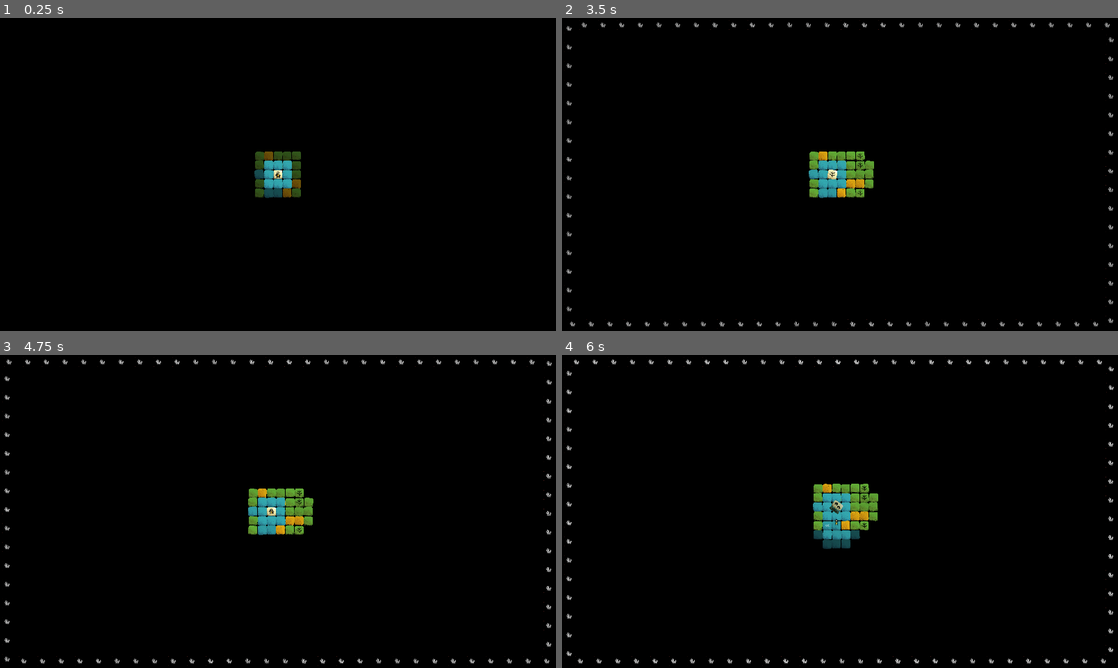
Above: before the commit, frames 1-4 (two rows, left to right).
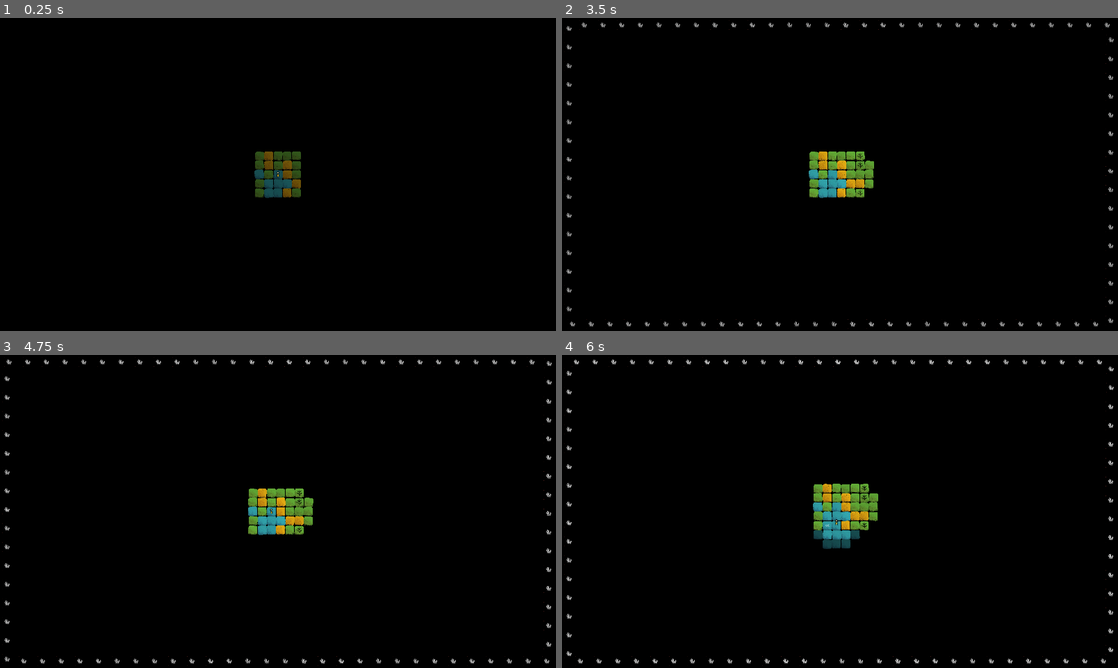
Above: after the commit, the same moments.

Repository: arrayewhy/Worlds
Game: Godot game, scene res://Scenes/Main.tscn
The game is run twice, just before and just after one commit, with the same random seed, the same clock (stepped at 60 frames per second) and the same inputs.
Inputs (mouse positions are in pixels of both pictures, inside the frame that each line leads up to):
- Up to frame 1 (0.25 s): no input
- Up to frame 2 (3.5 s): tap Enter (Enter) at 0.5 s; drag from (840, 174) to (895, 105) at 0.52 s; drag from (728, 190) to (840, 174) at 1.27 s; move the mouse to (895, 105) at 2.02 s; hold D (Right) 2.03-2.75 s; hold ` (Tilde) 2.03-2.75 s; drag from (812, 237) to (673, 127) at 2.77 s
- Up to frame 3 (4.75 s): move the mouse to (444, 558) at 3.52 s; hold A (Left) 3.53-4.25 s; tap O at 3.6 s; drag from (111, 464) to (272, 511) at 4.27 s
- Up to frame 4 (6 s): move the mouse to (867, 511) at 5.02 s; hold S (Down) 5.03-5.75 s; tap Shift at 5.1 s; click (867, 511) at 5.17 s; drag from (756, 433) to (728, 527) at 5.77 s

The runs differ from the first frame. In frame 1, 0.4% of the frame differs, in the area x 47-53%, y 45-55%; in frame 2, 0.3%; in frame 3, 0.3%; in frame 4, 0.3%.

Commit message:
Update [Biome melding to use tweens]

Diff:
--- a/worlds/Scenes/Main.tscn
+++ b/worlds/Scenes/Main.tscn
@@ -278,9 +278,6 @@
 target = NodePath("../Illumination-Spawner")
 startVisible = false
 
-[node name="Dice" parent="." instance=ExtResource("14_1cw2s")]
-position = Vector2(0, 0)
-
 [node name="Audio" type="Node" parent="."]
 
 [node name="Desert-Wind" type="AudioStreamPlayer" parent="Audio"]
@@ -295,6 +292,7 @@
 
 [node name="Visual-Reference" type="Node2D" parent="."]
 process_mode = 4
+visible = false
 
 [node name="Sprite2D" type="Sprite2D" parent="Visual-Reference"]
 position = Vector2(-256, -256)
@@ -387,3 +385,6 @@
 grow_vertical = 2
 color = Color(1, 0, 1, 1)
 script = SubResource("GDScript_s5h60")
+
+[node name="Dice" parent="Misc" instance=ExtResource("14_1cw2s")]
+position = Vector2(0, 0)
--- a/worlds/Scripts/Autoloads/Biome-Master.gd
+++ b/worlds/Scripts/Autoloads/Biome-Master.gd
@@ -64,14 +64,15 @@
 
 	return biomesAround;
 
-static func SpawnBiome(gPos:Vector2i, type:Biome_Master.Type, holder:Node, interType:Interaction_Master.Type) -> void:
+static func SpawnBiome(gPos:Vector2i, type:Biome_Master.Type, holder:Node, \
+interType:Interaction_Master.Type, posOffset:Vector2 = Vector2.ZERO) -> void:
 
 	var newBiome:Object = biomePrefab.instantiate();
 	newBiome.Initialise(gPos, type);
 	holder.add_child(newBiome);
 
 	# Position New Biome in World Space
-	newBiome.position = Vector2(gPos) * World.CellSize();
+	newBiome.position = Vector2(gPos) * World.CellSize() + posOffset;
 
 	# Record the biome
 	Record_Biome(gPos, newBiome, type);
--- a/worlds/Scripts/Biomes/Biome.gd
+++ b/worlds/Scripts/Biomes/Biome.gd
@@ -61,39 +61,37 @@
 	if GridPos_Utils.Empties_Around(gridPos, 1, true).size() > 0:
 		return;
 
+	# Make Y-Sort put the newly spawned biome behind the existing biome
+	var newBiomeOffset := Vector2(0, -10);
+
 	match type:
 
-		Biome_Master.Type.Water:
+		Biome_Master.Type.Water: # Water stranded on Land
 
 			if !Biome_Master.Surrounding_Biomes(gridPos, 1, true).has(Biome_Master.Type.Water):
-				MultiFader.FadeTo_Trans(biomeSprite);
-				Biome_Master.SpawnBiome(gridPos, Biome_Master.RandomBiomeType_Land(), get_parent(), Interaction_Master.Type.NULL);
-				# HOTFIX
-				await get_tree().create_timer(2).timeout;
-				queue_free();
-				#World.TimeTick.connect(On_TimeTick_QueueFree);
+
+				Biome_Master.SpawnBiome(gridPos, Biome_Master.RandomBiomeType_Land(), get_parent(), \
+				Interaction_Master.Type.NULL, Vector2(0, -10));
+				FadeAndDelete(biomeSprite);
 
 			#else: # PRETTY WATER DEPTHS (Refer to Notes)
 				#biomeSprite.modulate.a = 0.25; # PRETTY WATER DEPTHS (Refer to Notes)
 
-		_: # Landed biomes stranded in water
+		_: # Landed biomes stranded in Water
 
 			var surroundingBiomes:Array[Biome_Master.Type] = Biome_Master.Surrounding_Biomes(gridPos, 1, true);
 			if surroundingBiomes.count(Biome_Master.Type.Water) < 8:
 				return;
 
-			MultiFader.FadeTo_Trans(biomeSprite);
-			Biome_Master.SpawnBiome(gridPos, Biome_Master.Type.Water, get_parent(), Interaction_Master.Type.NULL);
-			# HOTFIX
-			await get_tree().create_timer(2).timeout;
-			queue_free();
-			#World.TimeTick.connect(On_TimeTick_QueueFree);
+			Biome_Master.SpawnBiome(gridPos, Biome_Master.Type.Water, get_parent(), Interaction_Master.Type.NULL, newBiomeOffset);
+			FadeAndDelete(biomeSprite);
 
 	World.TimeTick.disconnect(On_TimeTick);
 
-#func On_TimeTick_QueueFree() -> void:
-	#World.TimeTick.disconnect(On_TimeTick_QueueFree);
-	#queue_free();
+func FadeAndDelete(spr:Sprite2D) -> void:
+	var tween:Tween = create_tween();
+	tween.tween_property(spr, "modulate", Color.TRANSPARENT, 4);
+	tween.tween_callback(queue_free);
 
 # Functions: Biome Type ----------------------------------------------------------------------------------------------------
 
